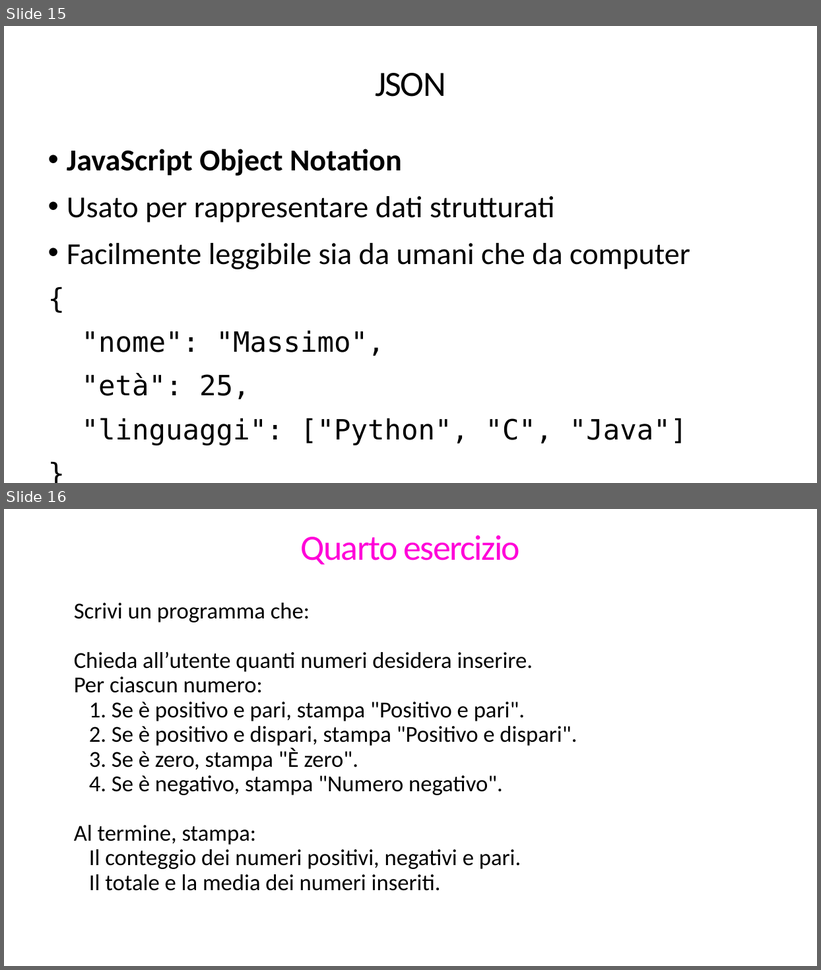
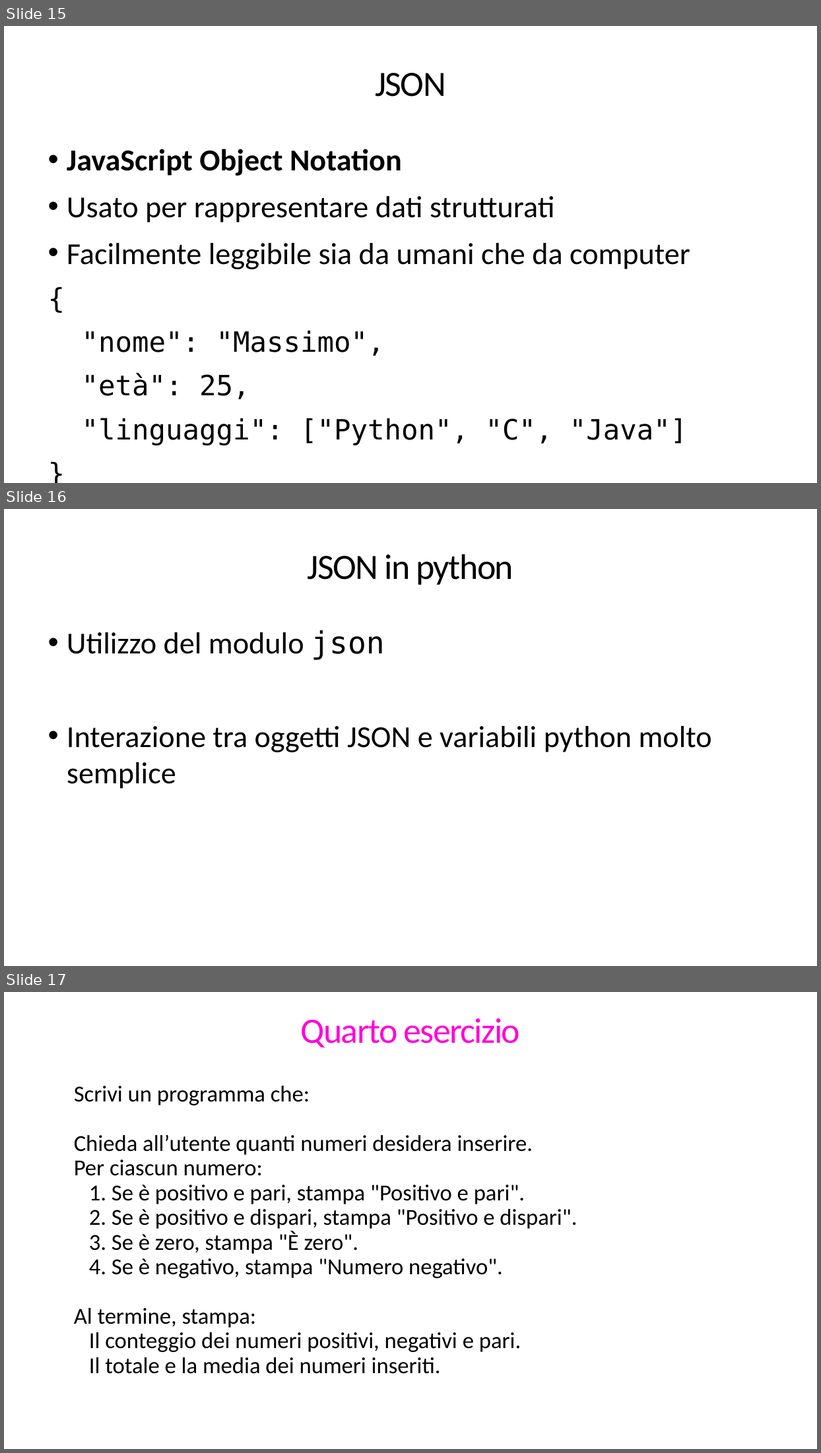
Before and after one commit to maxigiacc/Lezioni_C_Python, a slide deck: pwp/Lezione_5.pptx. Shown one above the other, each under a label of ours: slides 15 and 16 before the commit, slides 15, 16 and 17 after it. The pictures are 821x970 and 821x1453 pixels, drawn with LibreOffice and Linux fonts; fonts in the diff are those of the drawing. Boxes give left, top, right and bottom in pixels: in the first picture for what was removed or moved away, otherwise in the second. Text is boxed around its words. In the diff, an @@ line names an element or a change of style, - is before the commit and + after.

```diff
--- a/pwp/Lezione_5.pptx
+++ b/pwp/Lezione_5.pptx
@@ slide 16 added at (4,509,817,966), background #FFFFFF @@
@@ title added at (308,554,514,585), 84 pt, text #000000 @@
+JSON in python
@@ text added at (67,630,712,789), 72 pt, text #000000 @@
+• Utilizzo del modulo json
+• Interazione tra oggetti JSON e variabili python molto semplice
@@ what was slide 16 is now slide 17 @@
```
Also in this commit, not shown: 4 other files.
